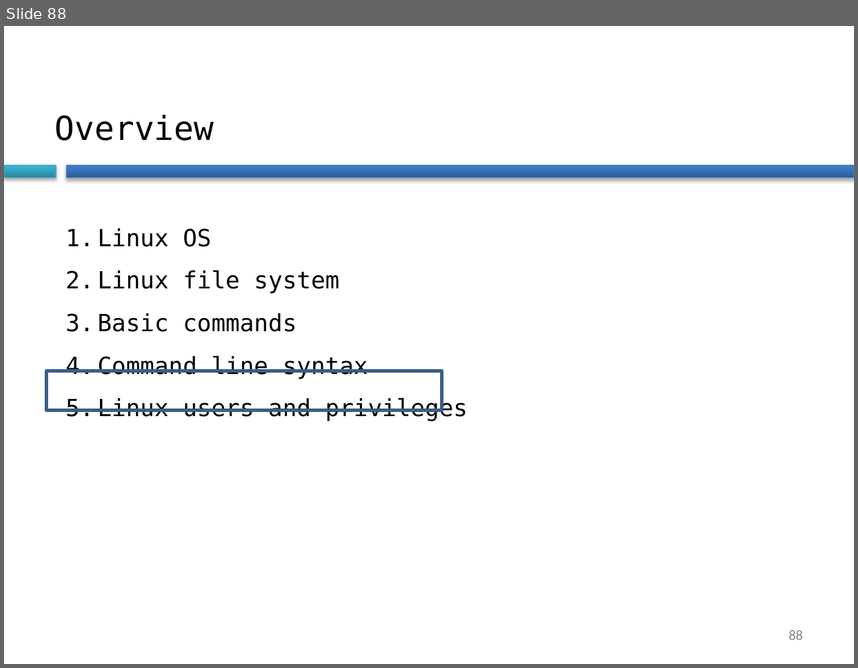
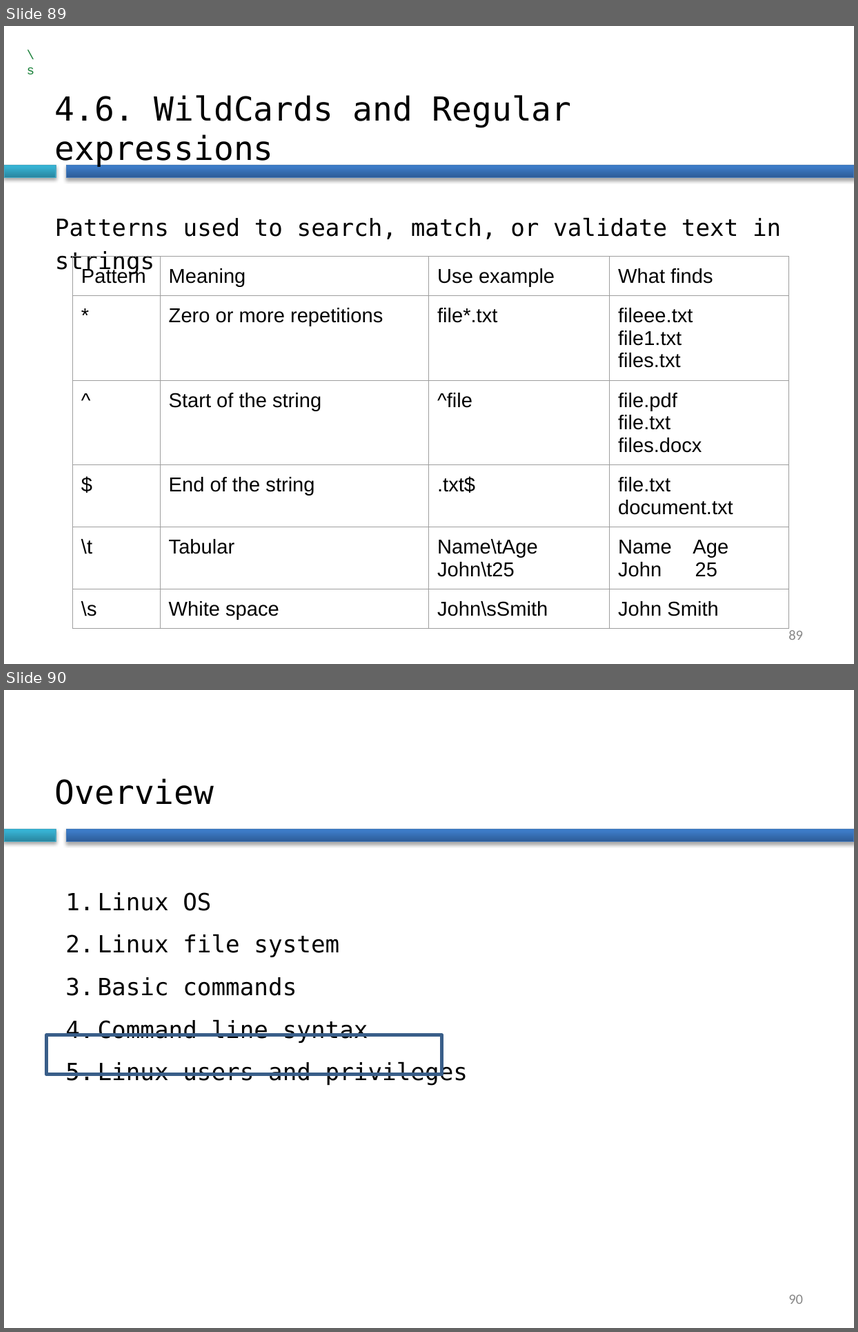
Before and after one commit to Daniel-VM/introduction_to_hpc, a slide deck: slides/linux_intro.pptx. Shown one above the other, each under a label of ours: slide 88 before the commit, slides 89 and 90 after it. The pictures are 858x668 and 858x1332 pixels, drawn with LibreOffice and Linux fonts; fonts in the diff are those of the drawing; background and template pictures are left out. Boxes give left, top, right and bottom in pixels: in the first picture for what was removed or moved away, otherwise in the second. Text is boxed around its words. In the diff, an @@ line names an element or a change of style, - is before the commit and + after.

```diff
--- a/slides/linux_intro.pptx
+++ b/slides/linux_intro.pptx
@@ slide 89 added at [4, 26, 854, 664], background #FFFFFF; not listed: 2 template elements that a slide beside it also shows @@
@@ table added at [18, 40, 33, 319], 1 rows, 1 columns @@
+\s
@@ table added at [32, 54, 34, 333], 1 rows, 1 columns @@
+
@@ title added at [55, 95, 572, 167], 28 pt, text #000000 @@
+4.6. WildCards and Regular expressions
@@ text added at [55, 217, 781, 274], 20 pt, text #000000 @@
+Patterns used to search, match, or validate text in strings
@@ table added at [73, 256, 789, 621], 6 rows, 4 columns @@
+Pattern | Meaning | Use example | What finds
+* | Zero or more repetitions | file*.txt | fileee.txt / file1.txt / files.txt
+^ | Start of the string | ^file | file.pdf / file.txt / files.docx
+$ | End of the string | .txt$ | file.txt / document.txt
+\t | Tabular | Name\tAge / John\t25 | Name Age / John 25
+\s | White space | John\sSmith | John Smith
@@ page number added at [789, 628, 803, 639], 12 pt, text #888888 @@
+89
@@ what was slide 88 is now slide 90 @@
@@ page number at [789, 1294, 803, 1303]: text changed @@
-88
+90
```
Also in this commit, not shown: 5 slides changed, 1 other slide added, 1 other file.
